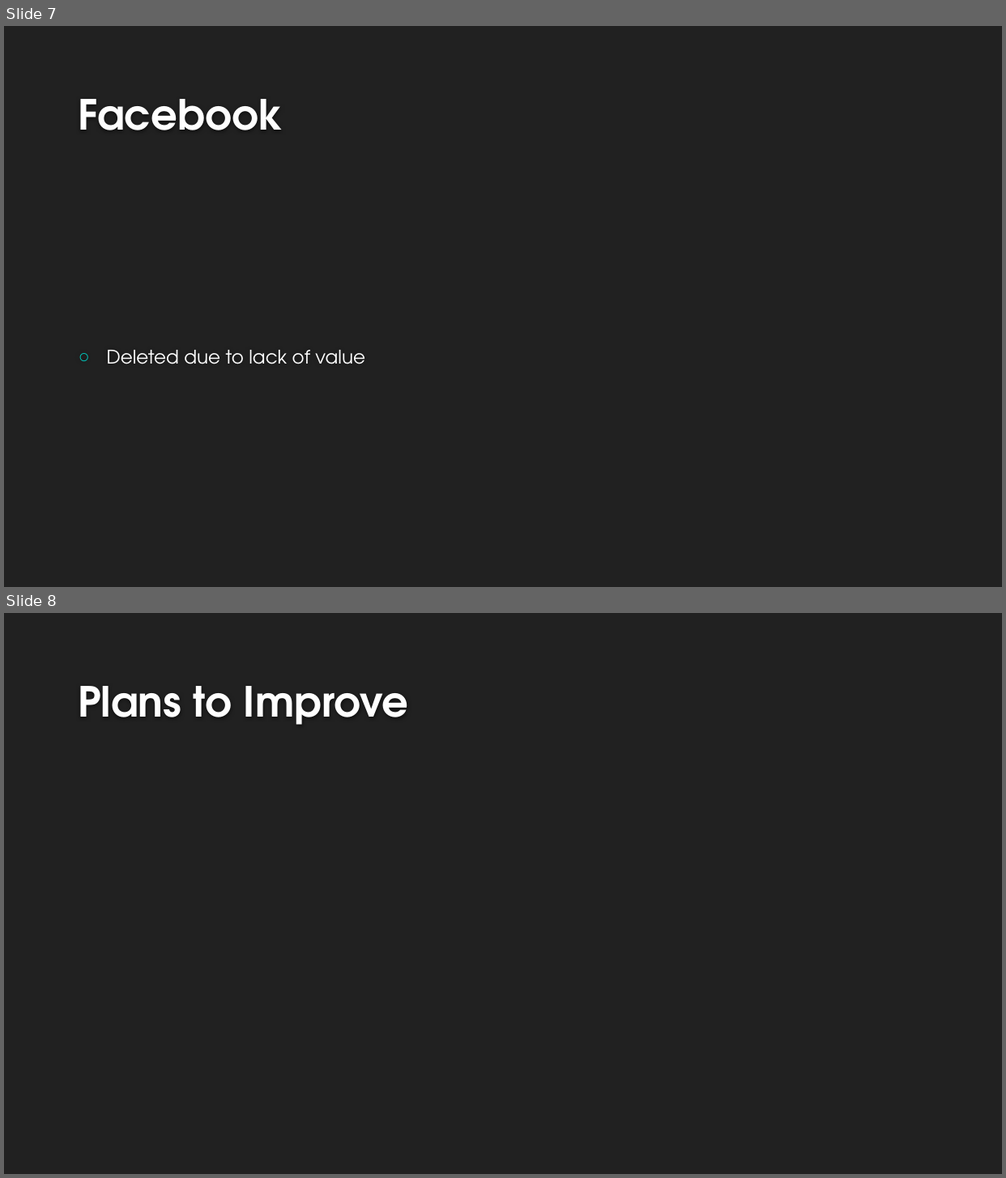
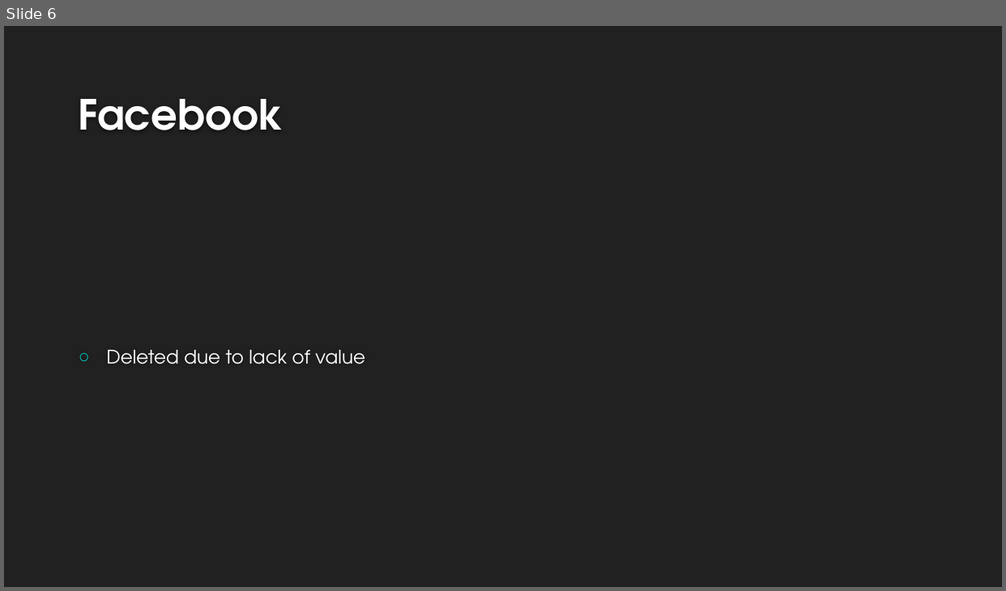
Before and after one commit to asu-cis-capstone/menumetrics, a slide deck: Week2.pptx. Shown one above the other, each under a label of ours: slides 7 and 8 before the commit, slide 6 after it. The pictures are 1006x1178 and 1006x591 pixels, drawn with LibreOffice and Linux fonts; fonts in the diff are those of the drawing; background and template pictures are left out. Boxes give left, top, right and bottom in pixels: in the first picture for what was removed or moved away, otherwise in the second. Text is boxed around its words. In the diff, an @@ line names an element or a change of style, - is before the commit and + after.

```diff
--- a/Week2.pptx
+++ b/Week2.pptx
@@ slide 8 removed at (4,613,1002,1174), background #212121 @@
@@ title removed at (78,686,409,725) @@
-Plans to Improve
@@ what was slide 7 is now slide 6 @@
```
Also in this commit, not shown: 1 slide changed, 2 slides added, 3 other slides removed.
